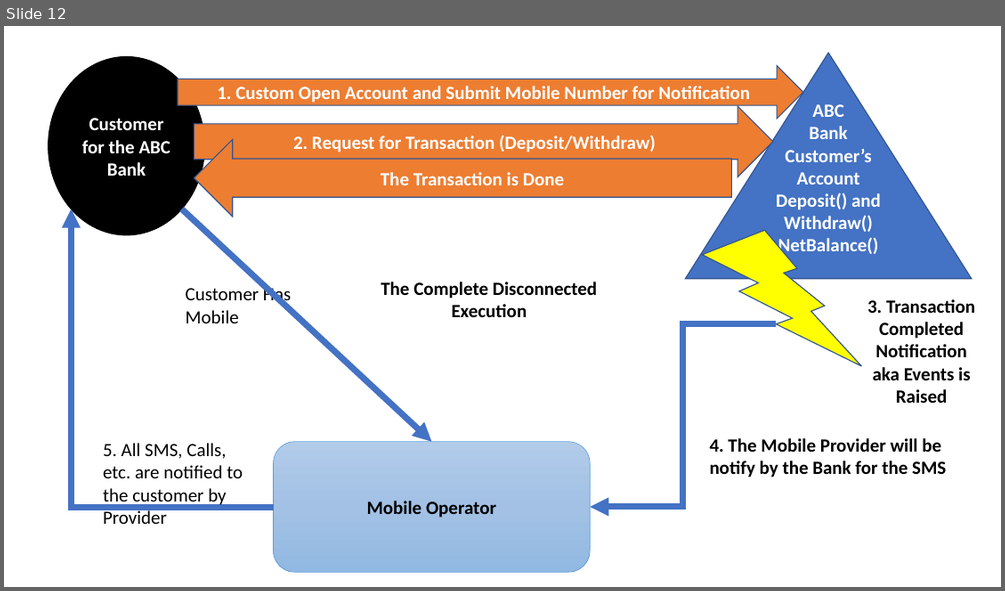
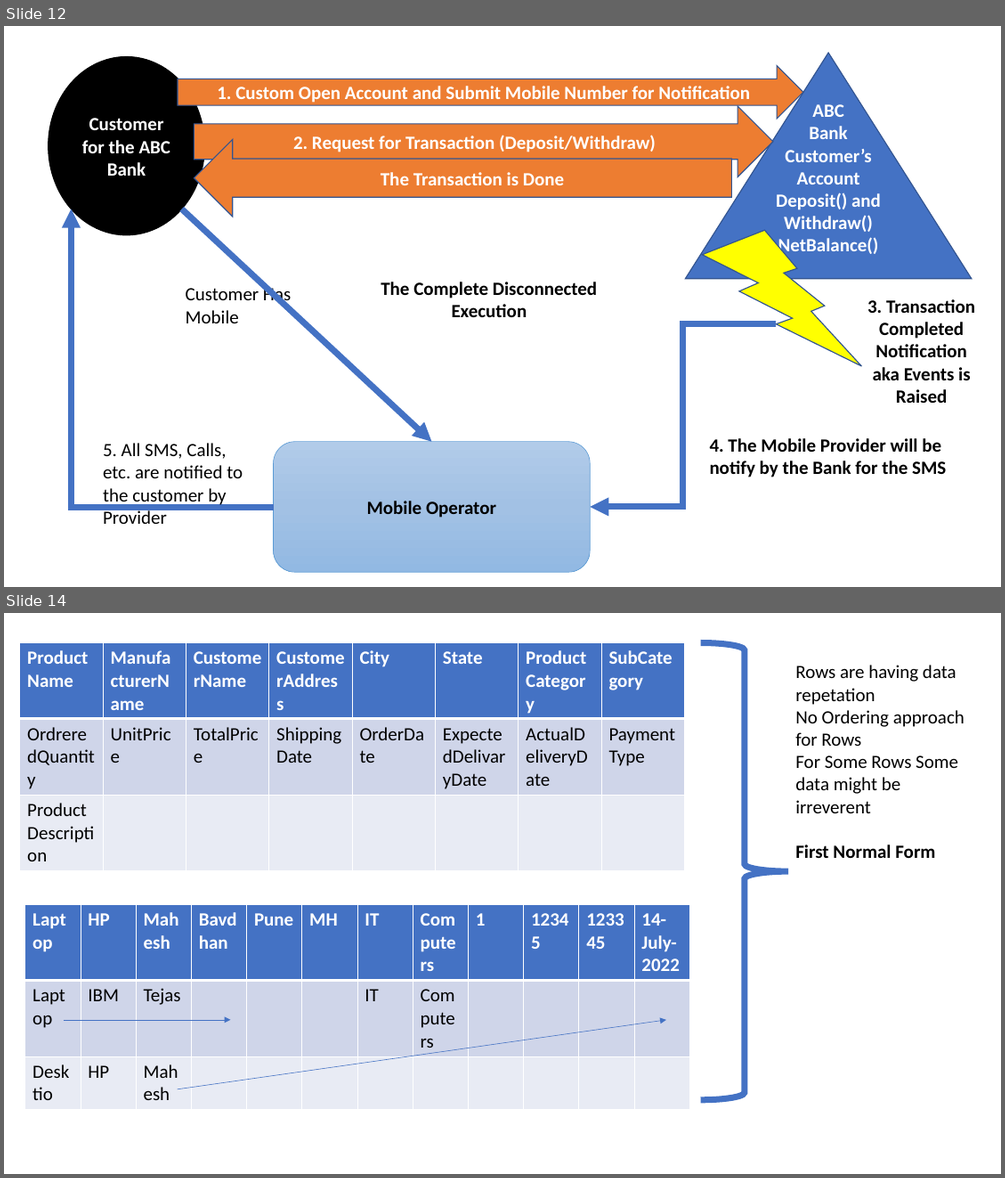
Before and after one commit to maheshsabnis/NetFrwk_Projects, a slide deck: Training-Images.pptx. Shown one above the other, each under a label of ours: slide 12 before the commit, slides 12 and 14 after it; the slides between them are not shown. The pictures are 1005x591 and 1005x1178 pixels, drawn with LibreOffice and Linux fonts; fonts in the diff are those of the drawing. Boxes give left, top, right and bottom in pixels: in the first picture for what was removed or moved away, otherwise in the second. Text is boxed around its words. In the diff, an @@ line names an element or a change of style, - is before the commit and + after.

Commit message:
Date:14-July-2022

```diff
--- a/Training-Images.pptx
+++ b/Training-Images.pptx
@@ slide 14 added at [4, 613, 1001, 1174], background #FFFFFF @@
@@ table added at [20, 643, 684, 868], 3 rows, 8 columns @@
+ProductName | ManufacturerName | CustomerName | CustomerAddress | City | State | ProductCategory | SubCategory
+OrdreredQuantity | UnitPrice | TotalPrice | ShippingDate | OrderDate | ExpectedDelivaryDate | ActualDeliveryDate | PaymentType
+ProductDescription |  |  |  |  |  |  | 
@@ right brace added at [701, 643, 788, 1100], outline #4472C4 6 pt @@
@@ text added at [795, 665, 964, 858], 18 pt, text #000000 @@
+Rows are having data repetation
+No Ordering approach for Rows
+For Some Rows Some data might be irreverent
+First Normal Form
@@ table added at [25, 905, 689, 1107], 3 rows, 12 columns @@
+Laptop | HP | Mahesh | Bavdhan | Pune | MH | IT | Computers | 1 | 12345 | 123345 | 14-July-2022
+Laptop | IBM | Tejas |  |  |  | IT | Computers |  |  |  | 
+Desktio | HP | Mahesh |  |  |  |  |  |  |  |  | 
@@ arrow added from (64, 1020) to (231, 1020), #4472C4 0.5 pt @@
@@ arrow added from (178, 1089) to (666, 1020), #4472C4 0.5 pt @@
```
Also in this commit, not shown: 3 other slides added, 6 other files.
